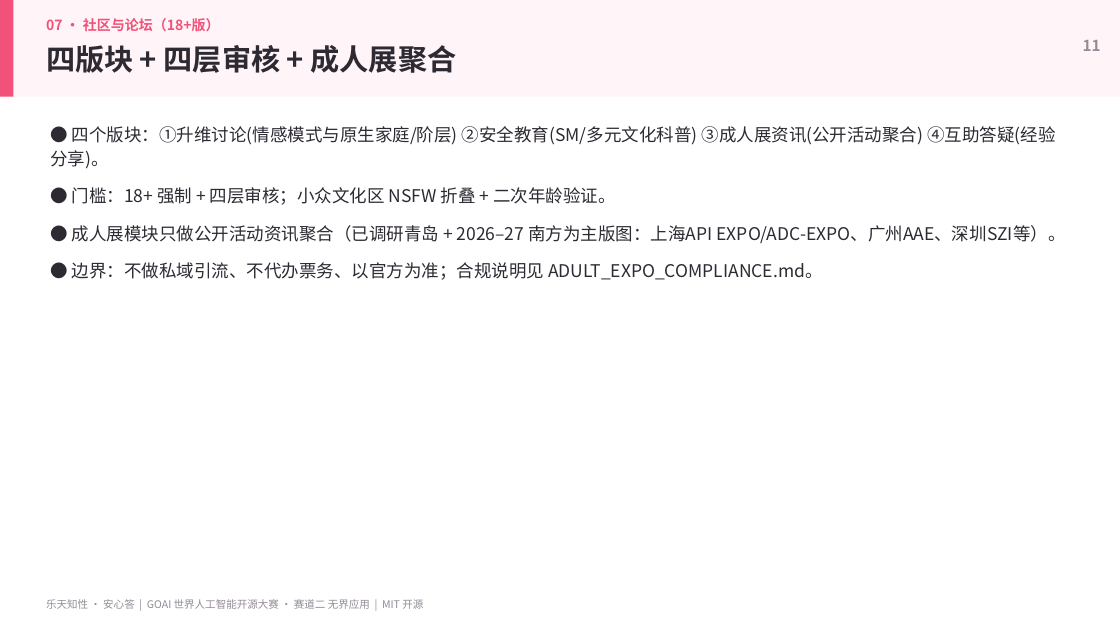
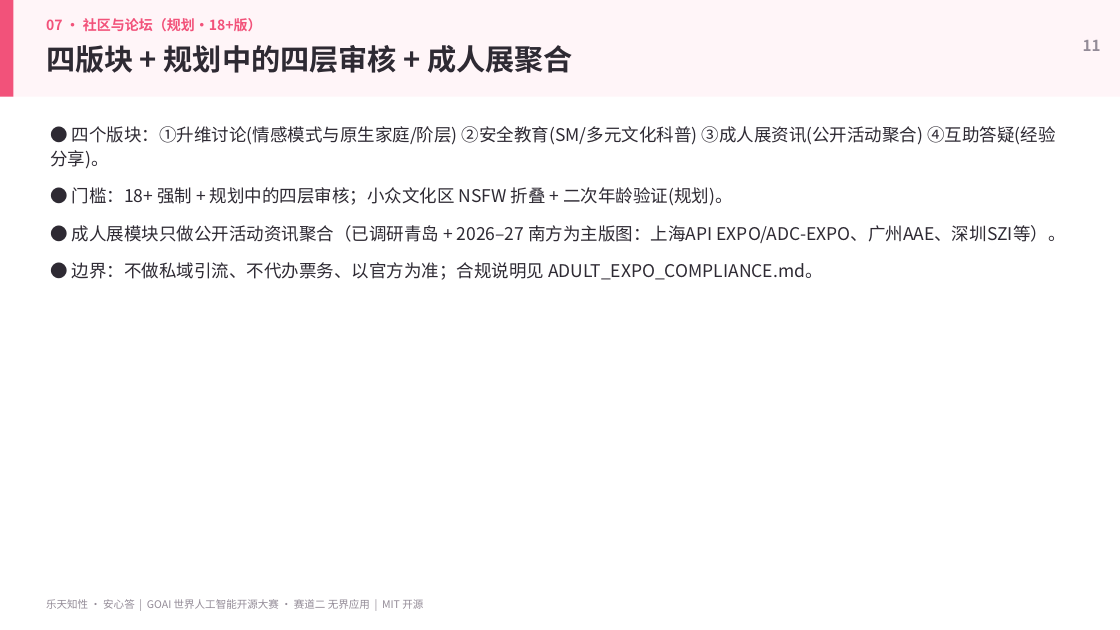
Before and after one commit to mlx969/-Finn, a slide deck: slide 11 of presentation.pptx. Drawn at 1120x630 pixels with LibreOffice and Linux fonts; fonts in the diff are those of the drawing. Boxes give left, top, right and bottom in pixels: in the first picture for what was removed or moved away, otherwise in the second. Text is boxed around its words. In the diff, an @@ line names an element or a change of style, - is before the commit and + after.

```diff
--- a/presentation.pptx
+++ b/presentation.pptx
@@ text at bbox=[46, 18, 573, 73]: text changed; size 12 to 25 pt; text colour #F2527A to #2E2A33 @@
-07 · 社区与论坛（18+版）
-四版块 + 四层审核 + 成人展聚合
+07 · 社区与论坛（规划·18+版）
+四版块 + 规划中的四层审核 + 成人展聚合
@@ text at bbox=[72, 187, 732, 206]: text changed @@
-● 门槛：18+ 强制 + 四层审核；小众文化区 NSFW 折叠 + 二次年龄验证。
+● 门槛：18+ 强制 + 规划中的四层审核；小众文化区 NSFW 折叠 + 二次年龄验证(规划)。
```
Also in this commit, not shown: 12 other slides changed, 24 other files.
